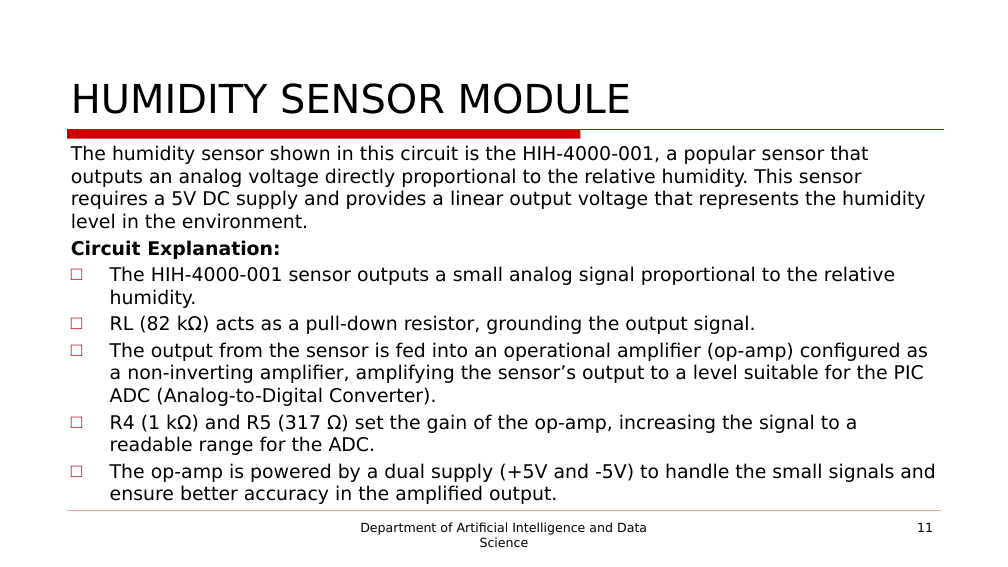
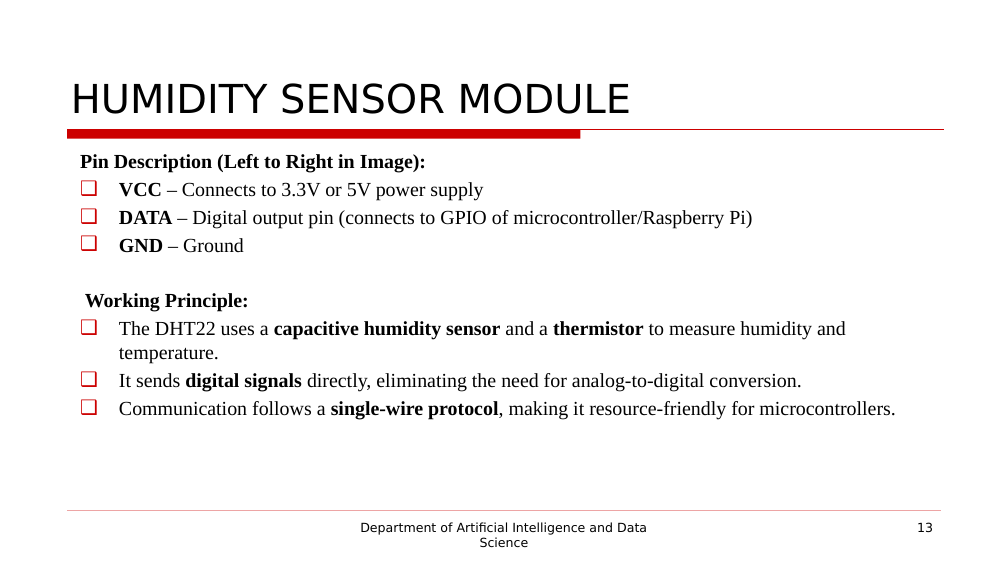
Before and after one commit to Aravinth-333/Team_A1_3_29_32-IDT, a slide deck: slide 13 of IDT_Final_Reviewppt.pptx (slide 11 before the commit). Drawn at 1008x567 pixels with LibreOffice and Linux fonts; fonts in the diff are those of the drawing; background and template pictures are left out. Boxes give left, top, right and bottom in pixels: in the first picture for what was removed or moved away, otherwise in the second. Text is boxed around its words. In the diff, an @@ line names an element or a change of style, - is before the commit and + after.

```diff
--- a/IDT_Final_Reviewppt.pptx
+++ b/IDT_Final_Reviewppt.pptx
@@ text at bbox=[80, 154, 895, 420]: text changed; size 18 to 19 pt; font DejaVu Sans to Times New Roman @@
-The humidity sensor shown in this circuit is the HIH-4000-001, a popular sensor that outputs an analog voltage directly proportional to the relative humidity. This sensor requires a 5V DC supply and provides a linear output voltage that represents the humidity level in the environment.
-Circuit Explanation:
-□ The HIH-4000-001 sensor outputs a small analog signal proportional to the relative humidity.
-□ RL (82 kΩ) acts as a pull-down resistor, grounding the output signal.
-□ The output from the sensor is fed into an operational amplifier (op-amp) configured as a non-inverting amplifier, amplifying the sensor’s output to a level suitable for the PIC ADC (Analog-to-Digital Converter).
-□ R4 (1 kΩ) and R5 (317 Ω) set the gain of the op-amp, increasing the signal to a readable range for the ADC.
-□ The op-amp is powered by a dual supply (+5V and -5V) to handle the small signals and ensure better accuracy in the amplified output.
+Pin Description (Left to Right in Image):
+❑ VCC – Connects to 3.3V or 5V power supply
+❑ DATA – Digital output pin (connects to GPIO of microcontroller/Raspberry Pi)
+❑ GND – Ground
+Working Principle:
+❑ The DHT22 uses a capacitive humidity sensor and a thermistor to measure humidity and temperature.
+❑ It sends digital signals directly, eliminating the need for analog-to-digital conversion.
+❑ Communication follows a single-wire protocol, making it resource-friendly for microcontrollers.
@@ page number at bbox=[917, 522, 933, 532]: text changed @@
-11
+13
```
Also in this commit, not shown: 2 other slides changed, 2 slides added, 2 other files.
